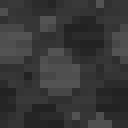
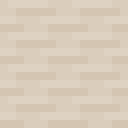
Layer changes from the first 128 x 128 image to the second:
hid group "Cobble" (4 layers) over [0, 0, 128, 128]
showed "Stone_Over" over [0, 0, 128, 128]
hid "Andesite", moved it into group "underground biomes" over [0, 0, 128, 128]
added group "geostrata" with 17 layers above "bop" over [0, 0, 128, 128]
hid "basalt", moved it into group "geostrata" over [0, 0, 128, 128]
hid "Granite", moved it into group "geostrata" over [0, 0, 128, 128]
added layer "limestone" in group "geostrata" over [0, 0, 128, 128]
showed "marble", moved it into group "geostrata" over [0, 0, 128, 128]
added layer "migmatite" in group "geostrata" over [0, 0, 128, 128]
added layer "onyx" in group "geostrata" over [0, 0, 128, 128]
added layer "opal" in group "geostrata" over [0, 0, 128, 128]
added layer "peridotite" in group "geostrata" over [0, 0, 128, 128]
added layer "pumice" in group "geostrata" over [0, 0, 128, 128]
added layer "quartz" in group "geostrata" over [0, 0, 128, 128]
added layer "sandstone" in group "geostrata" over [0, 0, 128, 128]
added layer "schist" in group "geostrata" over [0, 0, 128, 128]
added layer "shale" in group "geostrata" over [0, 0, 128, 128]
added layer "slate" in group "geostrata" over [0, 0, 128, 128]
added group "railcraft" with 6 layers above "minefactory" over [0, 0, 128, 128]
added layer "infernal" in group "railcraft" over [0, 0, 128, 128]
added layer "abyssal" in group "railcraft" over [0, 0, 128, 128]
hid "stone.png" over [0, 0, 128, 128]
hid "Diorite" over [0, 0, 128, 128]
showed "nether", moved it above "nether crick" over [0, 0, 128, 128]
…and 1 more changes (1 stack, 1 visibility)
